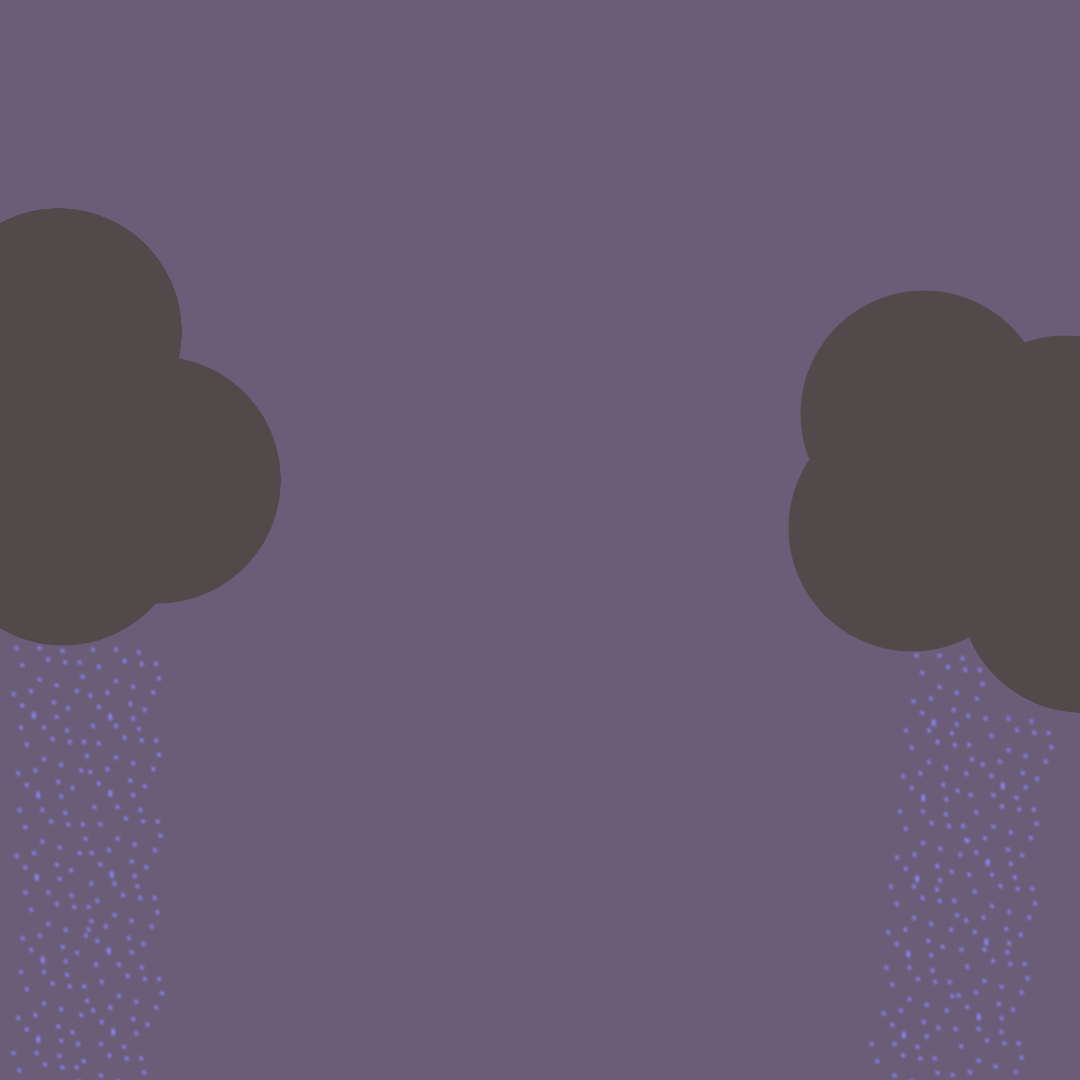
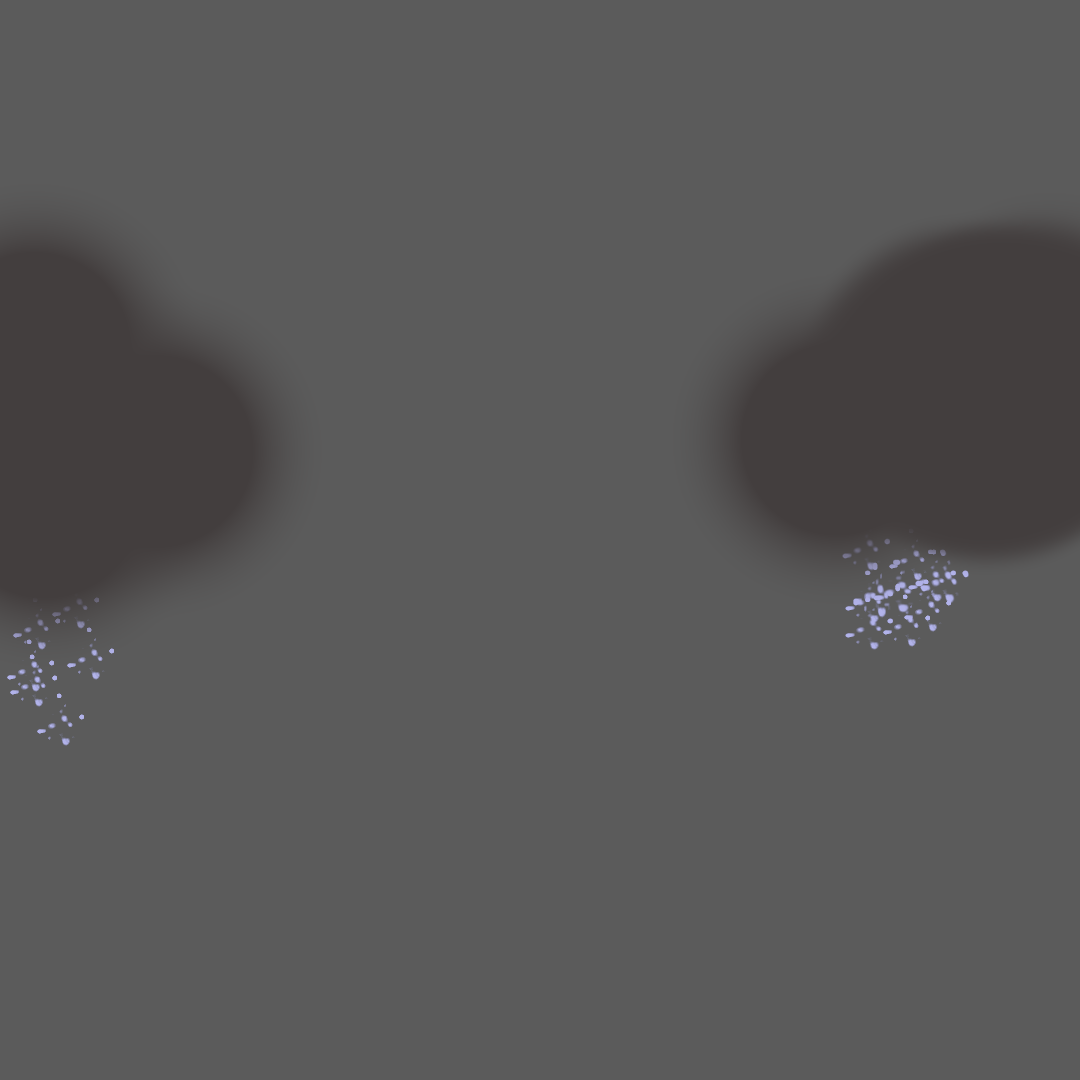
Layer changes from the first 1080 × 1080 image to the second:
added layer "Calque" above "rainy.png" over [0, 177, 1080, 674]
renamed "Arrière-plan" to "rainy.png", painted on it over [0, 0, 1080, 1080]
